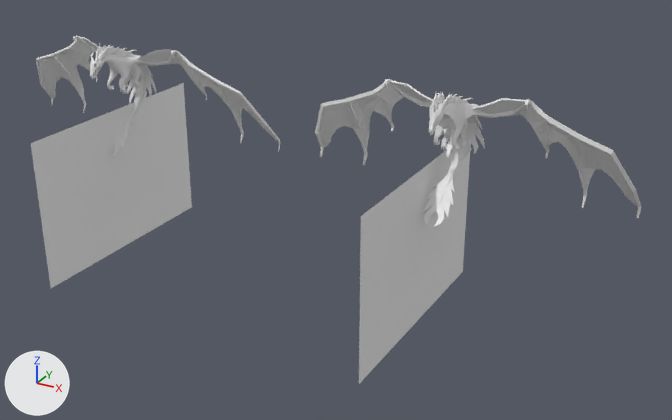
An edit to the Blender file GreenFlyingDragon.blend, drawn before and after from the same camera.
Rendered twice from a camera (50 mm lens) standing at (53.4, -57.8, 58.0) and looking at (20.5, 1.9, 28.1). The lights are fixed; the arrows at lower left show +X, +Y and +Z.

Before the edit, the objects in view are built like this:
```python
me_cube_016 = bpy.data.meshes.new('Cube.016')
me_cube_016.from_pydata(...)  # 13317 vertices, 13294 faces; spans x -4.0..15.0, y -33.0..33.0, z -167.0..5.0
me_cube_016.polygons.foreach_set('use_smooth', [True] * 13294)
me_green_dragon_flying = bpy.data.meshes.new('green dragon flying')
me_green_dragon_flying.from_pydata([(-0.76, -0.5, 0.0), (0.76, -0.5, 0.0), (-0.76, 0.5, 0.0), (0.76, 0.5, 0.0)], [], [(0, 1, 3, 2)])
me_green_dragon_flying.materials.append(mat_green_dragon_flying)  # white #e7e7e7
me_green_dragon_flying_001 = bpy.data.meshes.new('green dragon flying.001')
me_green_dragon_flying_001.from_pydata([(-0.76, -0.5, 0.0), (0.76, -0.5, 0.0), (-0.76, 0.5, 0.0), (0.76, 0.5, 0.0)], [], [(0, 1, 3, 2)])
me_green_dragon_flying_001.materials.append(mat_green_dragon_flying)  # white #e7e7e7
ob_cube_017 = bpy.data.objects.new('Cube.017', me_cube_016)
ob_cube_017.location = (0.0, 2.22, 39.99)
ob_cube_017.rotation_euler = (-0.00505, 0.25, -1.589)  # degrees (-0.3, 14, -91)
ob_cube_017.scale = (0.401, -0.4, 0.0593)
ob_green_dragon_flying = bpy.data.objects.new('green dragon flying', me_green_dragon_flying)
ob_green_dragon_flying.location = (0.0, 0.0, 27.46)
ob_green_dragon_flying.rotation_euler = (1.571, 0.0, 1.571)  # degrees (90, 0, 90)
ob_green_dragon_flying.scale = (12.7, 12.7, 12.7)
ob_green_dragon_flying_001 = bpy.data.objects.new('green dragon flying.001', me_green_dragon_flying_001)
ob_green_dragon_flying_001.location = (28.68, 0.0, 27.46)
ob_green_dragon_flying_001.rotation_euler = (1.571, 0.0, 1.571)  # degrees (90, 0, 90)
ob_green_dragon_flying_001.scale = (12.7, 12.7, 12.7)
# also in view: 'Cube.018' at (29.9, 0.7, 31.3); 'Cube.006' at (29.9, 2.3, 34.9); 'Cube.009' at (36.5, 4.2, 35.3); 'Cube.000' at (23.3, 4.3, 35.3)
```
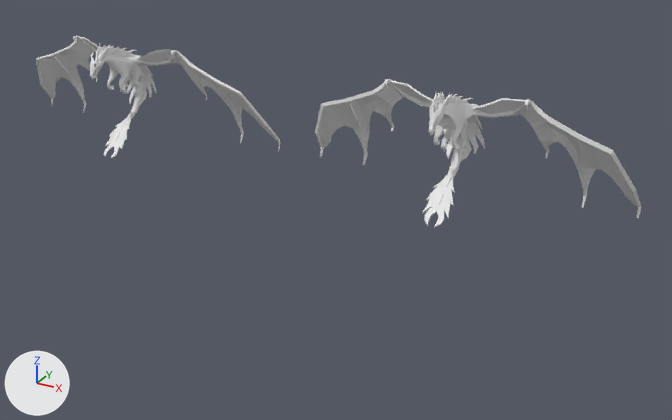
Commit message: Update GreenFlyingDragon.blend
Upadted GreenDragon

What differs and where, as boxes [x1, y1, x2, y2] in the pictures (672 x 420 px):
'green dragon flying', deleted
    before: [31, 83, 192, 288]
'green dragon flying.001', deleted
    before: [359, 138, 471, 384]

The edits, one by one:
Object 'green dragon flying.001' (ob_green_dragon_flying_001) is deleted.
Object 'green dragon flying' (ob_green_dragon_flying) is deleted.
